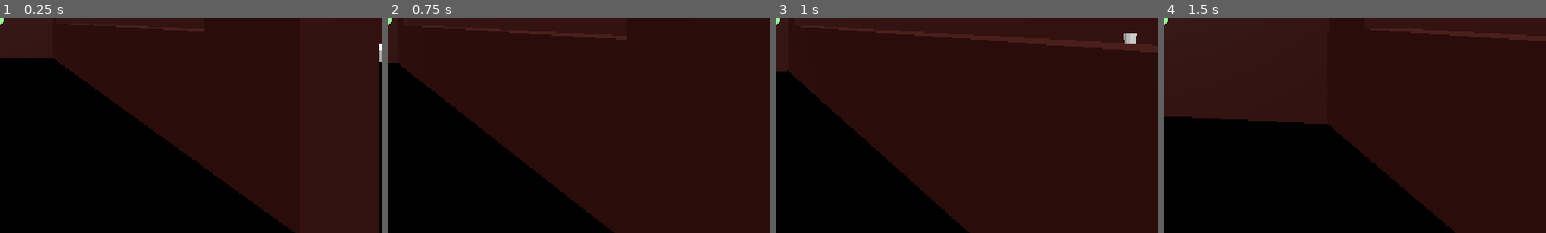
Above: before the commit, frames 1-4 (left to right).
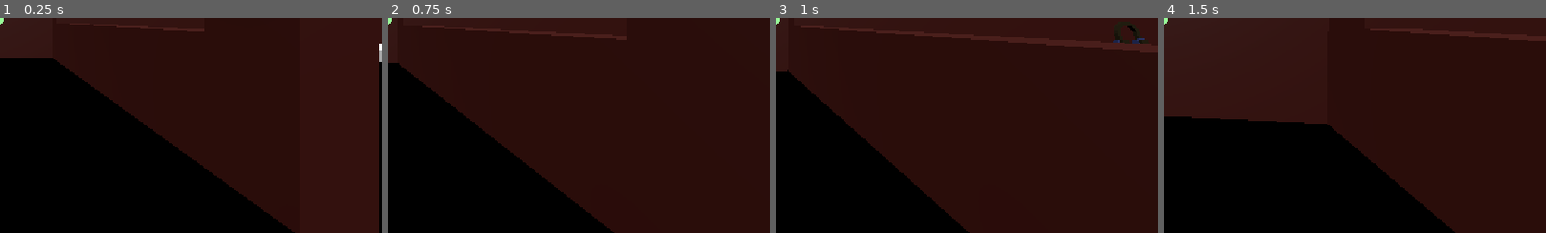
Above: after the commit, the same moments.

Repository: Dendrobyte/eye-of-attention
Game: Godot game, scene res://main.tscn
Same seed, same stepped clock (60 frames per second), same inputs: the game is played once before the commit and once after it.
Inputs (mouse positions are % of the whole screen's width and height, from its top left):
- Up to frame 1 (0.25 s): no input
- Up to frame 2 (0.75 s): tap Enter at 0.5 s; move the mouse to (55, 50) at 0.52 s; press the mouse at (55, 50) at 0.53 s; hold W (MOVE_FORWARD) from 0.53 s (still down)
- Up to frame 3 (1 s): keep holding W (MOVE_FORWARD)
- Up to frame 4 (1.5 s): keep holding W (MOVE_FORWARD); move the mouse to (45, 50) at 1.27 s; release the mouse at (45, 50) at 1.28 s; tap Shift (SPRINT) at 1.35 s
The pictures show only the part of the screen within x 50-100%, y 50-100%; the shares and areas given below are measured in that part.

Frames 1-2 are identical in both runs. In frame 3, 0.3% of the frame differs, in the area x 88-97%, y 3-12%; in frame 4, nothing differs.
Error before the commit: Invalid access of index '6' on a base object of type: 'Array'. (res://scripts/level_manager.gd:49)

Commit message:
Prototype map change, items exported

Diff:
--- a/spatial-memory-match/scripts/level_manager.gd
+++ b/spatial-memory-match/scripts/level_manager.gd
@@ -44,6 +44,8 @@
 		ITEM_POSITIONS.shuffle()
 
 	# NOTE: Always assuming more items than positions
+	print("item pos: ", ITEM_POSITIONS)
+	print("item nodes: ", item_nodes)
 	for idx in range(len(ITEM_POSITIONS)):
 		var item_pos = ITEM_POSITIONS[idx]
 		var item_node: Node = item_nodes[idx]
Binary file changed: spatial-memory-match/assets/items.glb
Not shown, changed: Blender/items.blend
Not shown, changed: Blender/items.blend1
Not shown, changed: Blender/prototype_map.blend
Not shown, changed: Blender/prototype_map.blend1
